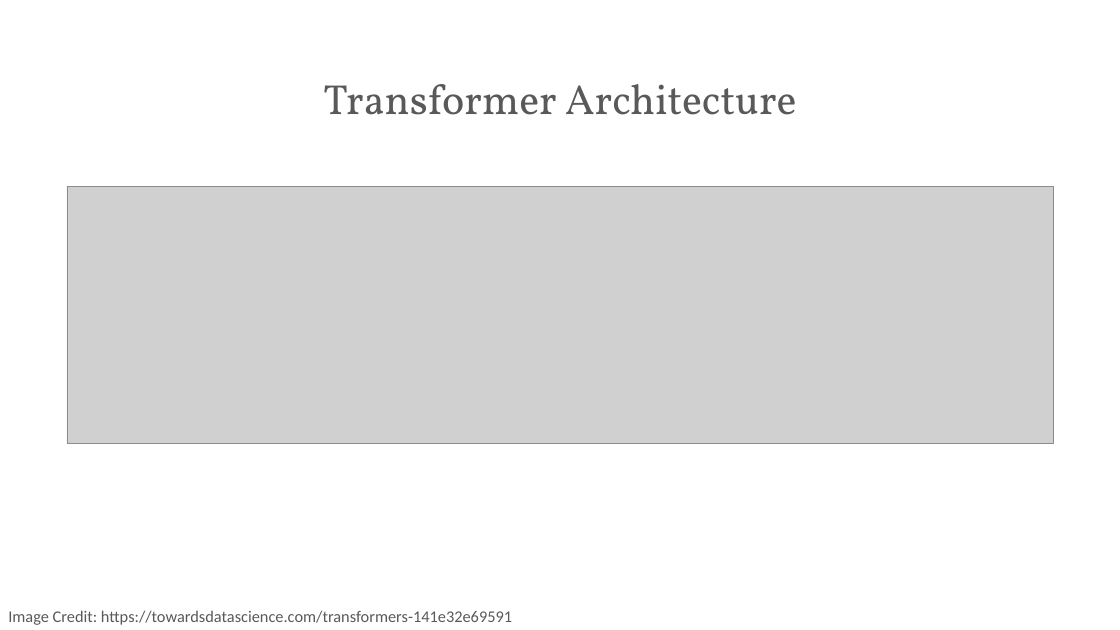
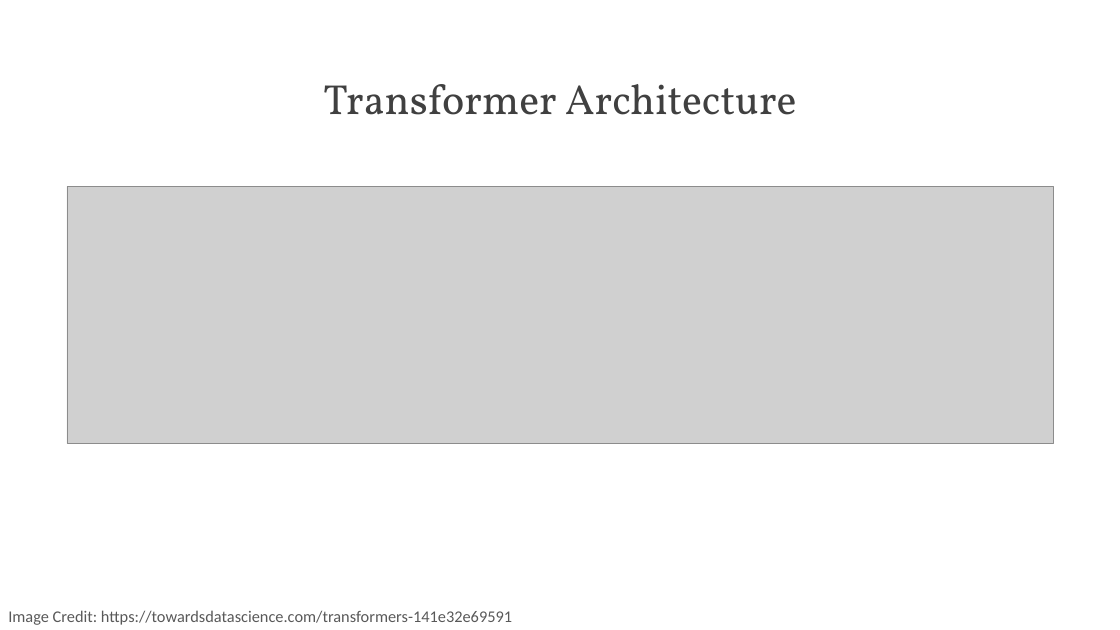
Before and after one commit to PracticumAI/transformers, a slide deck: slide 8 of presentations/01_transformers_intro.pptx (slide 2 before the commit). Drawn at 1120x630 pixels with LibreOffice and Linux fonts; fonts in the diff are those of the drawing; grey boxes stand for pictures. Boxes give left, top, right and bottom in pixels: in the first picture for what was removed or moved away, otherwise in the second. Text is boxed around its words. In the diff, an @@ line names an element or a change of style, - is before the commit and + after.

```diff
--- a/presentations/01_transformers_intro.pptx
+++ b/presentations/01_transformers_intro.pptx
@@ title "Transformer Architecture" at [323, 84, 796, 115]: text colour #595959 to #404040 @@
```
Also in this commit, not shown: 3 other slides changed, 7 slides added, 2 slides removed, 1 other file.
